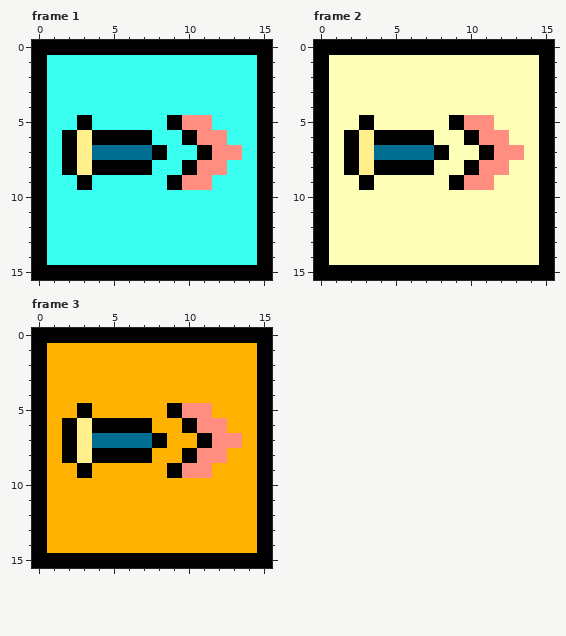
Pixel-art file -- StabSymbol.aseprite. Above is the file before it was changed.
16x16 pixels, 3 frames. Shown: frame 1, frame 2, frame 3.
New version:
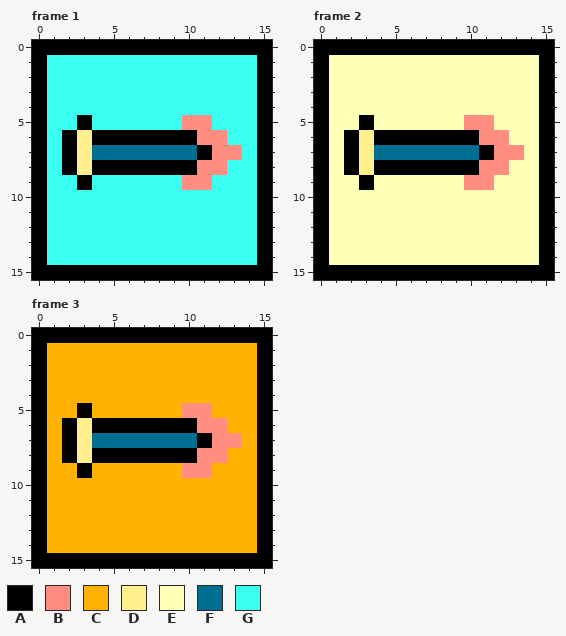
Palette (. is transparent): A #000000  B #ff8e80  C #ffb300  D #ffef8d  E #feffb6  F #006e90  G #38fff0
Diff:
{"where": "frame 1"}
{"frame":1,"y":5,"x":9,"old":"A","new":"G"}
{"frame":1,"y":6,"x":8,"old":"GG","new":"AA"}
{"frame":1,"y":7,"x":8,"old":"AGG","new":"FFF"}
{"frame":1,"y":8,"x":8,"old":"GG","new":"AA"}
{"frame":1,"y":9,"x":9,"old":"A","new":"G"}
{"where": "frame 2"}
{"frame":2,"y":5,"x":9,"old":"A","new":"E"}
{"frame":2,"y":6,"x":8,"old":"EE","new":"AA"}
{"frame":2,"y":7,"x":8,"old":"AEE","new":"FFF"}
{"frame":2,"y":8,"x":8,"old":"EE","new":"AA"}
{"frame":2,"y":9,"x":9,"old":"A","new":"E"}
{"where": "frame 3"}
{"frame":3,"y":5,"x":9,"old":"A","new":"C"}
{"frame":3,"y":6,"x":8,"old":"CC","new":"AA"}
{"frame":3,"y":7,"x":8,"old":"ACC","new":"FFF"}
{"frame":3,"y":8,"x":8,"old":"CC","new":"AA"}
{"frame":3,"y":9,"x":9,"old":"A","new":"C"}
